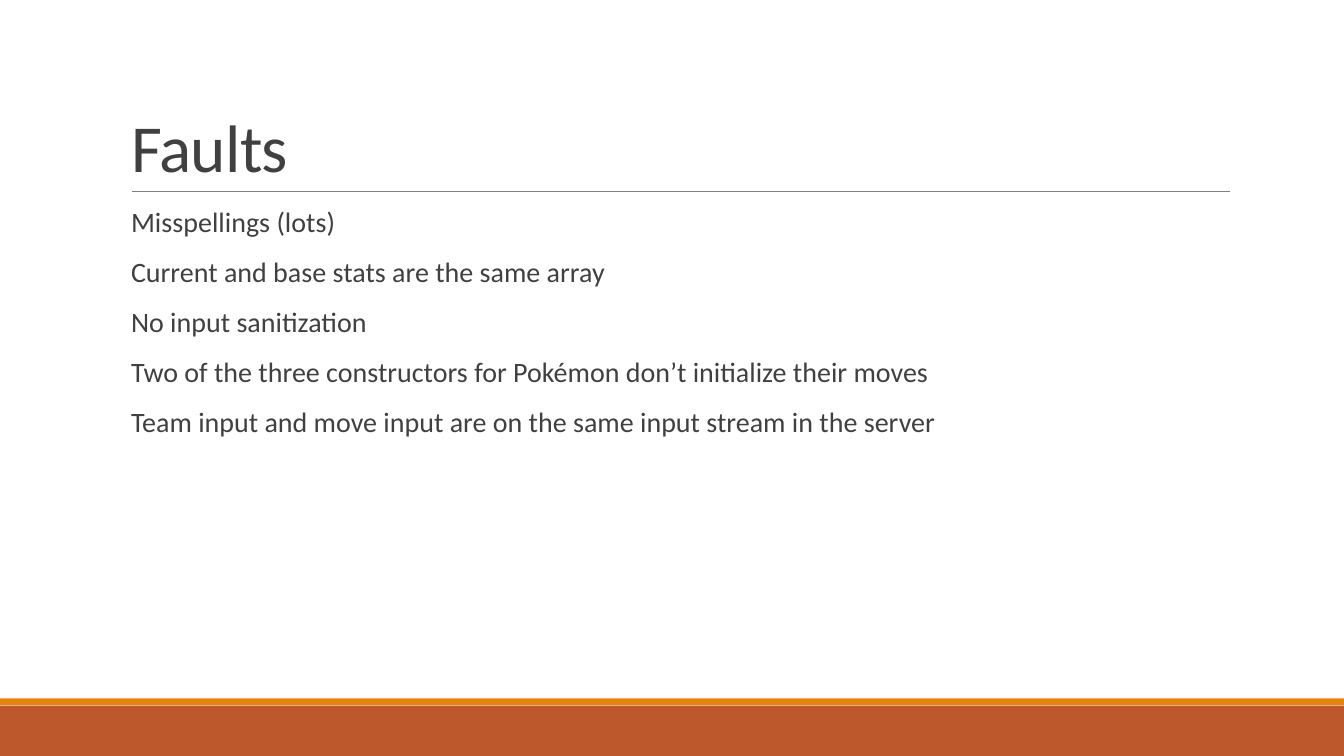
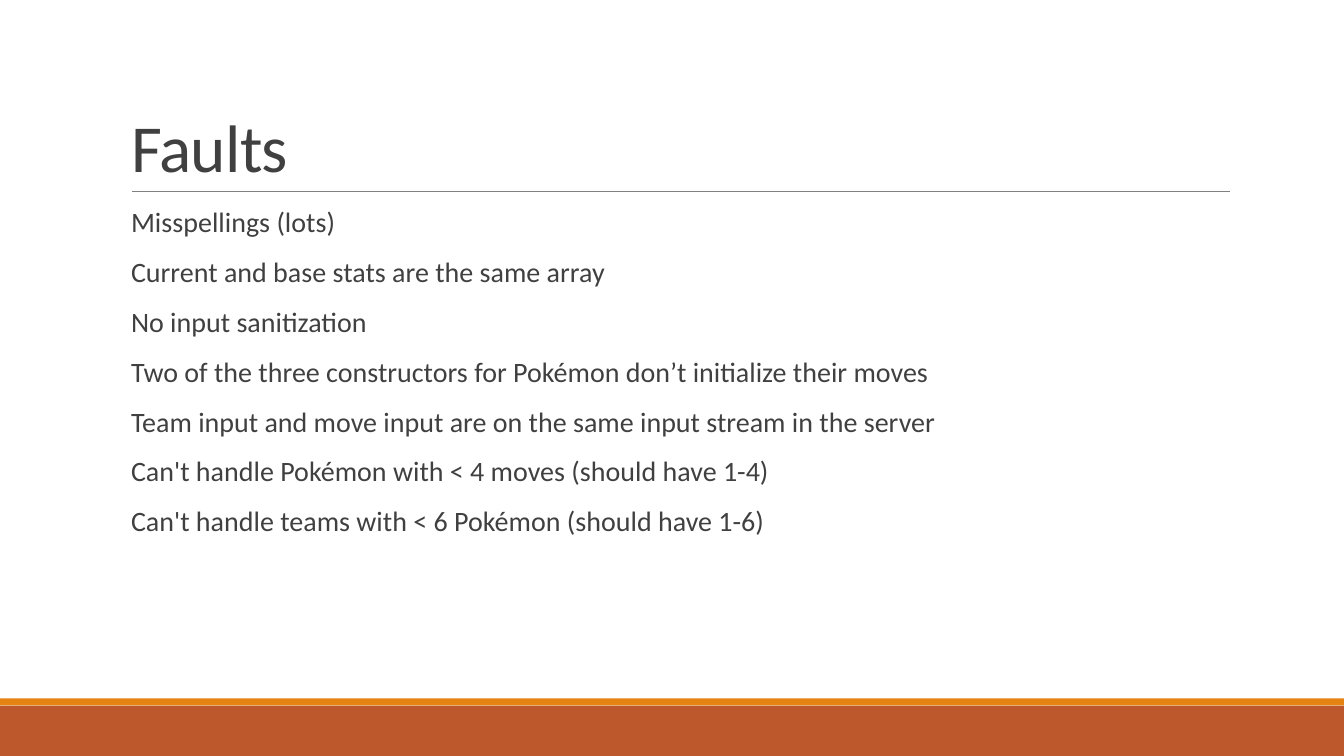
Before and after one commit to mason2smart/Pokemon-Battle-Simulator-Debugging, a slide deck: slide 7 of PokemonPresentation.pptx. Drawn at 1344x756 pixels with LibreOffice and Linux fonts; fonts in the diff are those of the drawing. Boxes give left, top, right and bottom in pixels: in the first picture for what was removed or moved away, otherwise in the second. Text is boxed around its words. In the diff, an @@ line names an element or a change of style, - is before the commit and + after.

```diff
--- a/PokemonPresentation.pptx
+++ b/PokemonPresentation.pptx
@@ text at [131,460,768,535]: paragraphs added @@
+  Can't handle Pokémon with < 4 moves (should have 1-4)
+  Can't handle teams with < 6 Pokémon (should have 1-6)
```
Also in this commit, not shown: 2 other slides changed.
